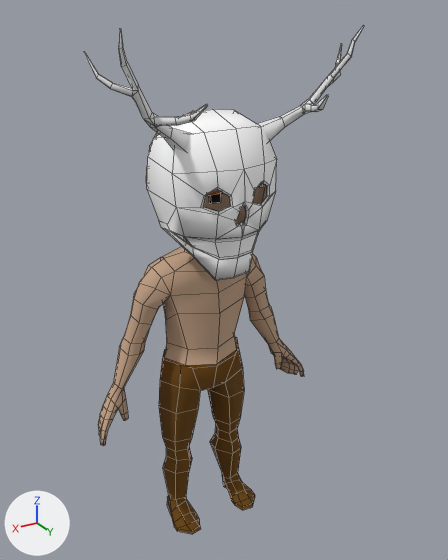
One commit to the FBX model Assets/ArtStuff/Meshes/mesh_lowPoly_environment/mesh_lowPoly_character/mesh_otherPlayer.fbx: the scene before it, then after it.
Before and after are seen from a camera (50 mm lens) standing at (0.901, 1.631, 1.706) and looking at (-0.041, 0.061, 0.921). Lighting does not change. The marker at lower left points along +X, +Y and +Z. Mesh edges are drawn as thin lines.

The first picture shows 'Character_Complete_Male.001'.
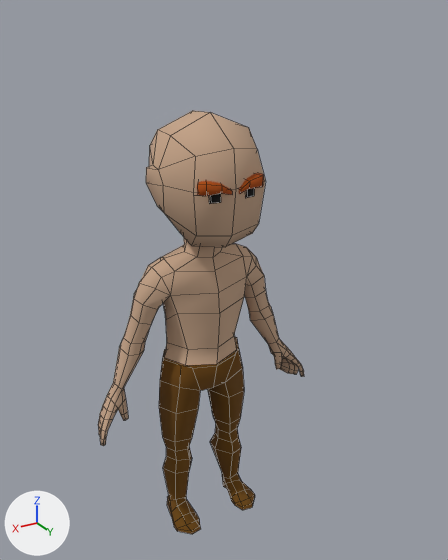
The newer file is also turned or shifted as a whole; pictures and numbers use the older file's frame.

Pixel boxes [x1, y1, x2, y2] of what changed, in the pictures (448 x 560 px):
'Character_Complete_Male.001', reshaped (26% narrower, 17% shorter)
    before: [84, 25, 364, 534]
    after: [98, 111, 304, 534]
part 1 of me_circle_002, deleted
    before: [147, 109, 277, 280]
part 2 of me_circle_002, deleted
    before: [256, 25, 364, 142]
part 3 of me_circle_002, deleted
    before: [84, 28, 208, 152]

The edits, one by one:
me_circle_002 has 788 vertices, 776 faces and spans x -0.41..0.41, y -0.22..0.32, z -0.01..1.68.
me_circle_002 is used by ob_character_complete_male_001; location (0.0, 0.029, 0.0).
me_circle_002 part 1: the loose piece of 148 vertices spanning x -0.19..0.19, y -0.03..0.21, z 0.99..1.46 is deleted.
me_circle_002 part 2: the loose piece of 64 vertices spanning x -0.39..-0.1, y 0.06..0.32, z 1.36..1.68 is deleted.
me_circle_002 part 3: the loose piece of 64 vertices spanning x 0.1..0.39, y 0.06..0.32, z 1.36..1.68 is deleted.
